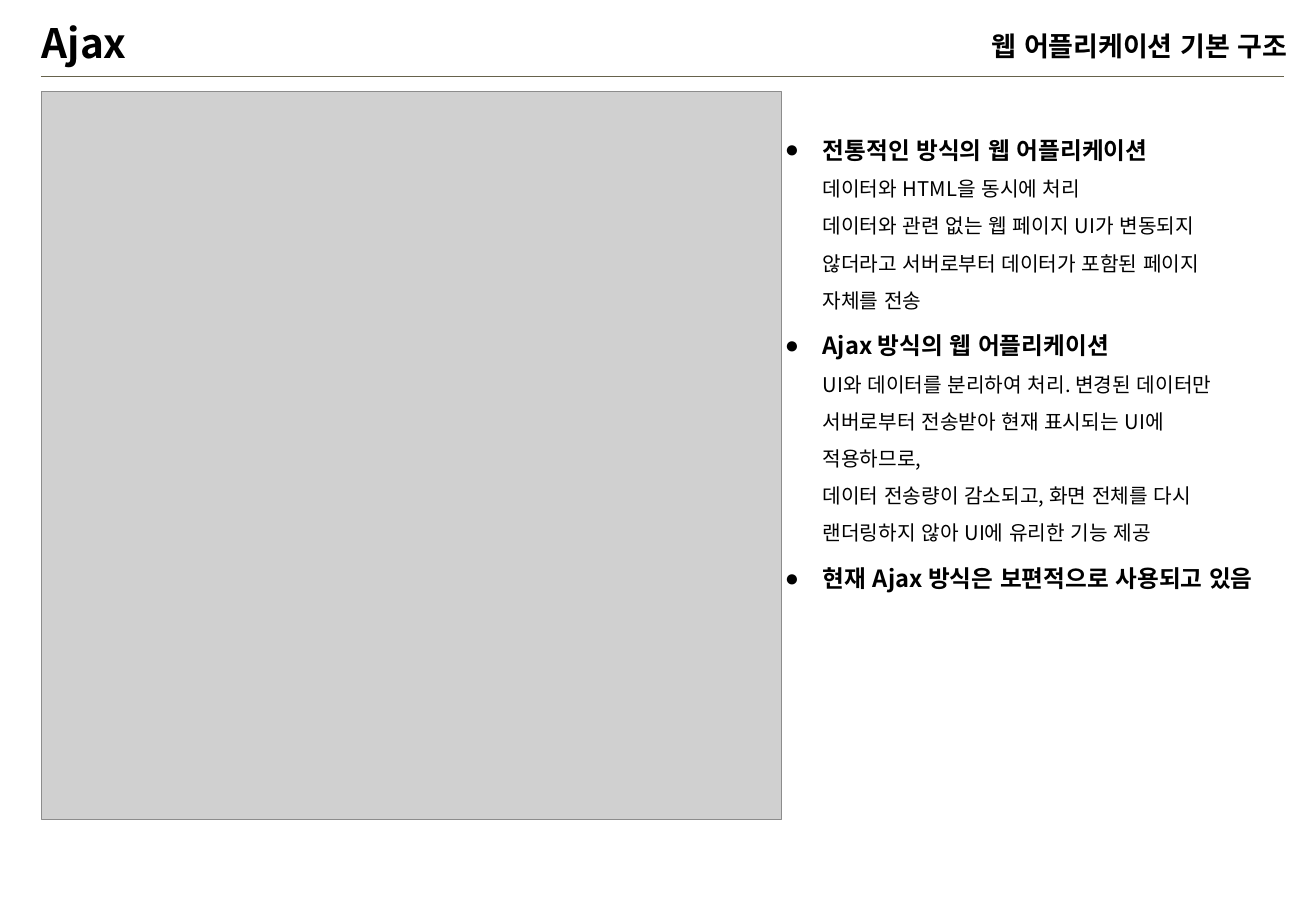
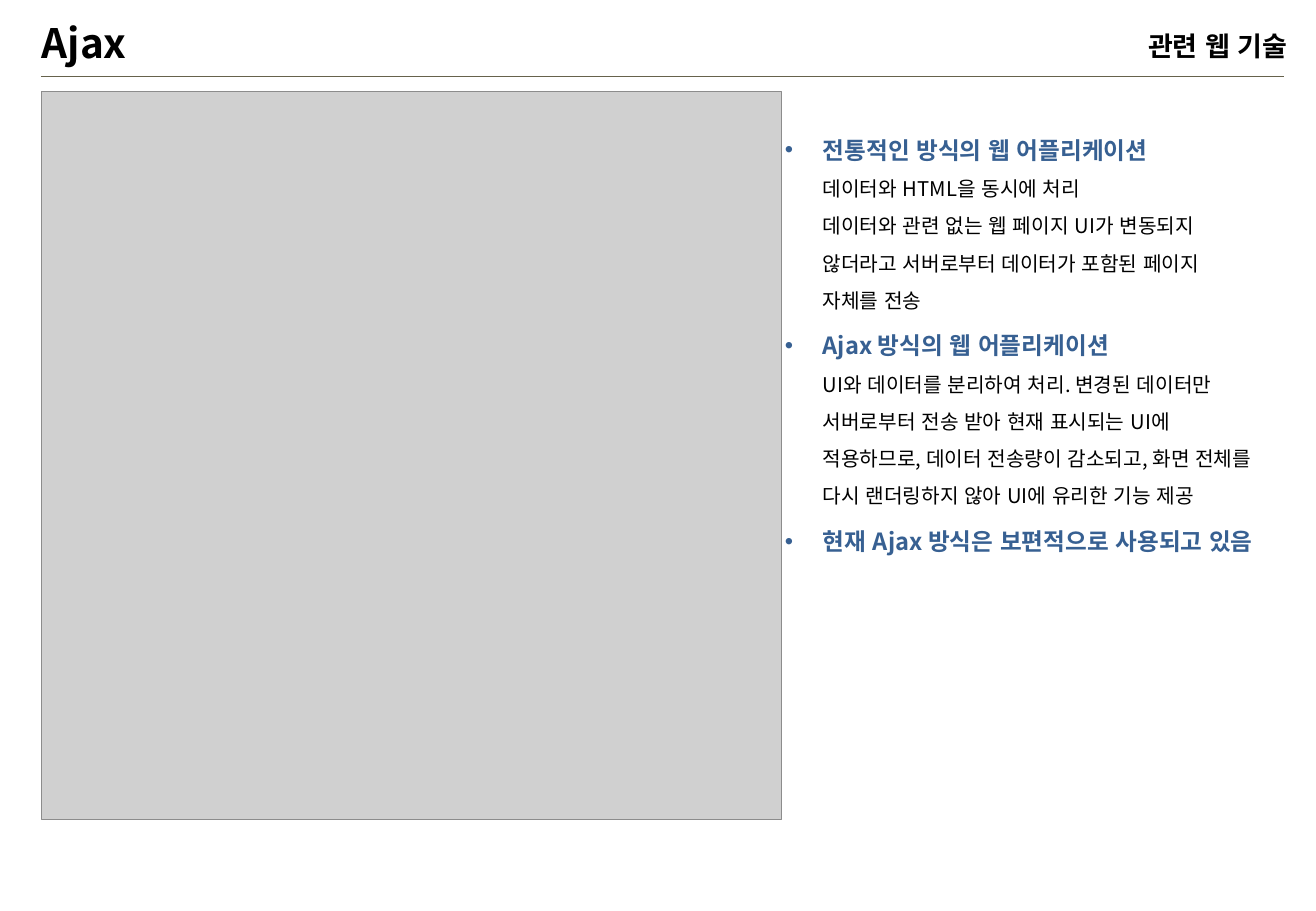
Before and after one commit to iused5/document, a slide deck: slide 7 of MSTR 웹교육/MSTR-웹.pptx (slide 6 before the commit). Drawn at 1316x911 pixels with LibreOffice and Linux fonts; fonts in the diff are those of the drawing; grey boxes stand for pictures; background and template pictures are left out. Boxes give left, top, right and bottom in pixels: in the first picture for what was removed or moved away, otherwise in the second. Text is boxed around its words. In the diff, an @@ line names an element or a change of style, - is before the commit and + after.

```diff
--- a/MSTR 웹교육/MSTR-웹.pptx
+++ b/MSTR 웹교육/MSTR-웹.pptx
@@ text at box(1148, 33, 1287, 59): text changed @@
-웹 어플리케이션 기본 구조
+관련 웹 기술
@@ text at box(823, 139, 1252, 556): text colour #000000 to #376092 in "전통적인 방식의 웹 어플리케이션", "현재 Ajax 방식은 보편적으로 사용되고 있음"; bullet ● to • @@
@@ text at box(823, 334, 1251, 505): text changed @@
-● Ajax 방식의 웹 어플리케이션
-  UI와 데이터를 분리하여 처리. 변경된 데이터만 서버로부터 전송받아 현재 표시되는 UI에 적용하므로,
-  데이터 전송량이 감소되고, 화면 전체를 다시 랜더링하지 않아 UI에 유리한 기능 제공
+• Ajax 방식의 웹 어플리케이션
+  UI와 데이터를 분리하여 처리. 변경된 데이터만 서버로부터 전송 받아 현재 표시되는 UI에 적용하므로, 데이터 전송량이 감소되고, 화면 전체를 다시 랜더링하지 않아 UI에 유리한 기능 제공
```
Also in this commit, not shown: 25 other slides changed, 13 slides added, 1 slide removed, 1 other file.
